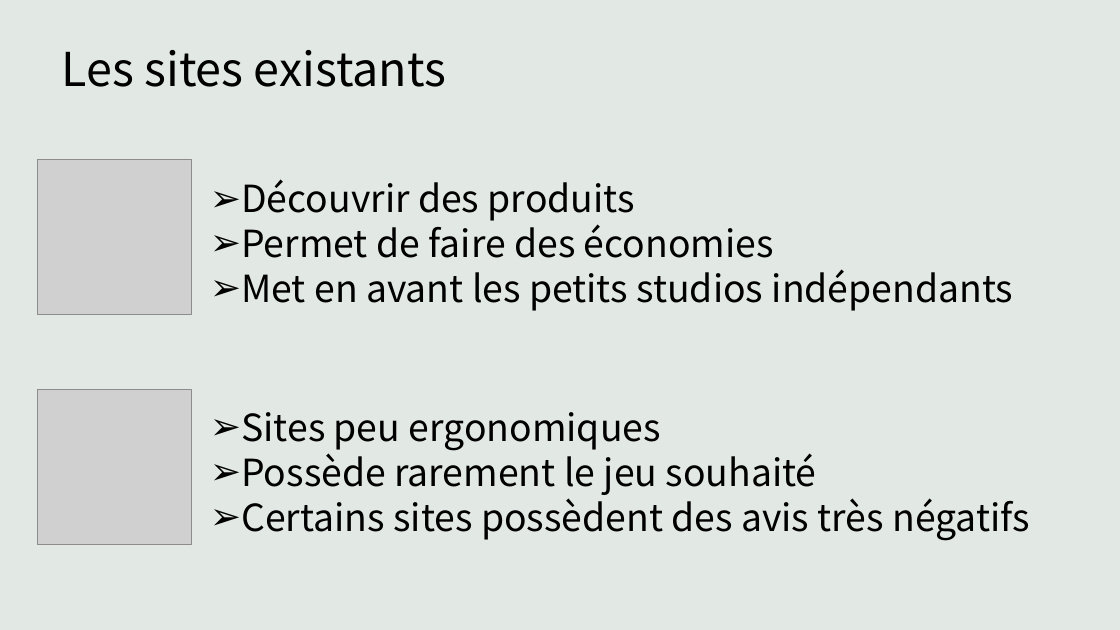
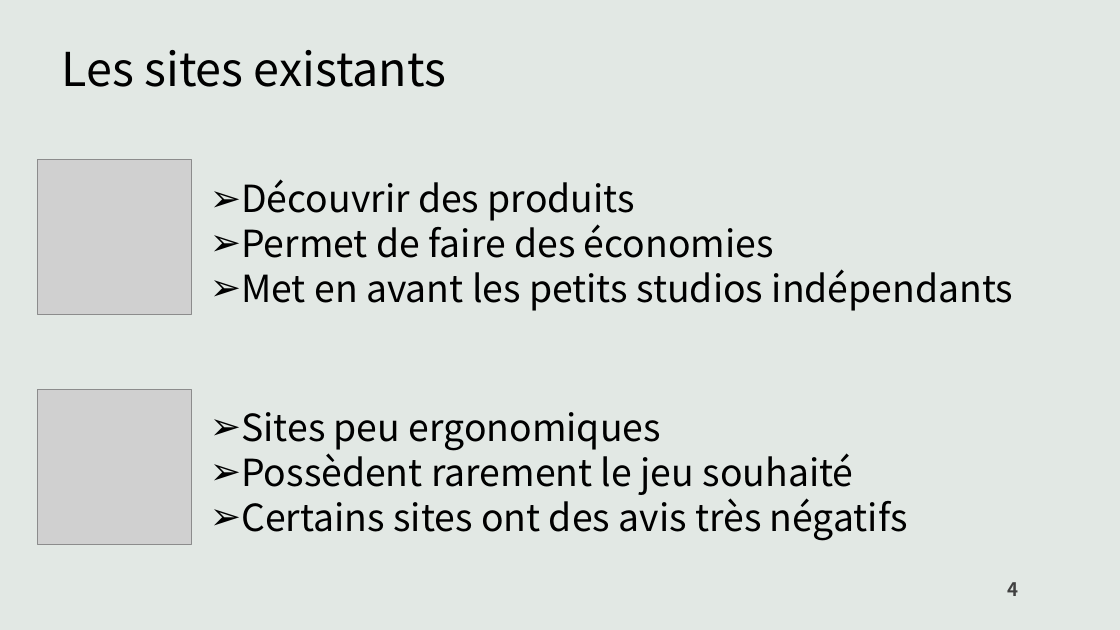
Before and after one commit to Pierre-Portfolio/GamesComparator, a slide deck: slide 4 of Rapport/webscrapping.pptx. Drawn at 1120x630 pixels with LibreOffice and Linux fonts; fonts in the diff are those of the drawing; grey boxes stand for pictures. Boxes give left, top, right and bottom in pixels: in the first picture for what was removed or moved away, otherwise in the second. Text is boxed around its words. In the diff, an @@ line names an element or a change of style, - is before the commit and + after.

Commit message:
Pwp

```diff
--- a/Rapport/webscrapping.pptx
+++ b/Rapport/webscrapping.pptx
@@ text at (241, 448, 908, 541): text changed @@
-➢ Possède rarement le jeu souhaité
-➢ Certains sites possèdent des avis très négatifs
+➢ Possèdent rarement le jeu souhaité
+➢ Certains sites ont des avis très négatifs
@@ page number added at (1007, 582, 1018, 596), 16 pt, text #404040, bold @@
+4
```
Also in this commit, not shown: 5 other slides changed, 3 slides added.
